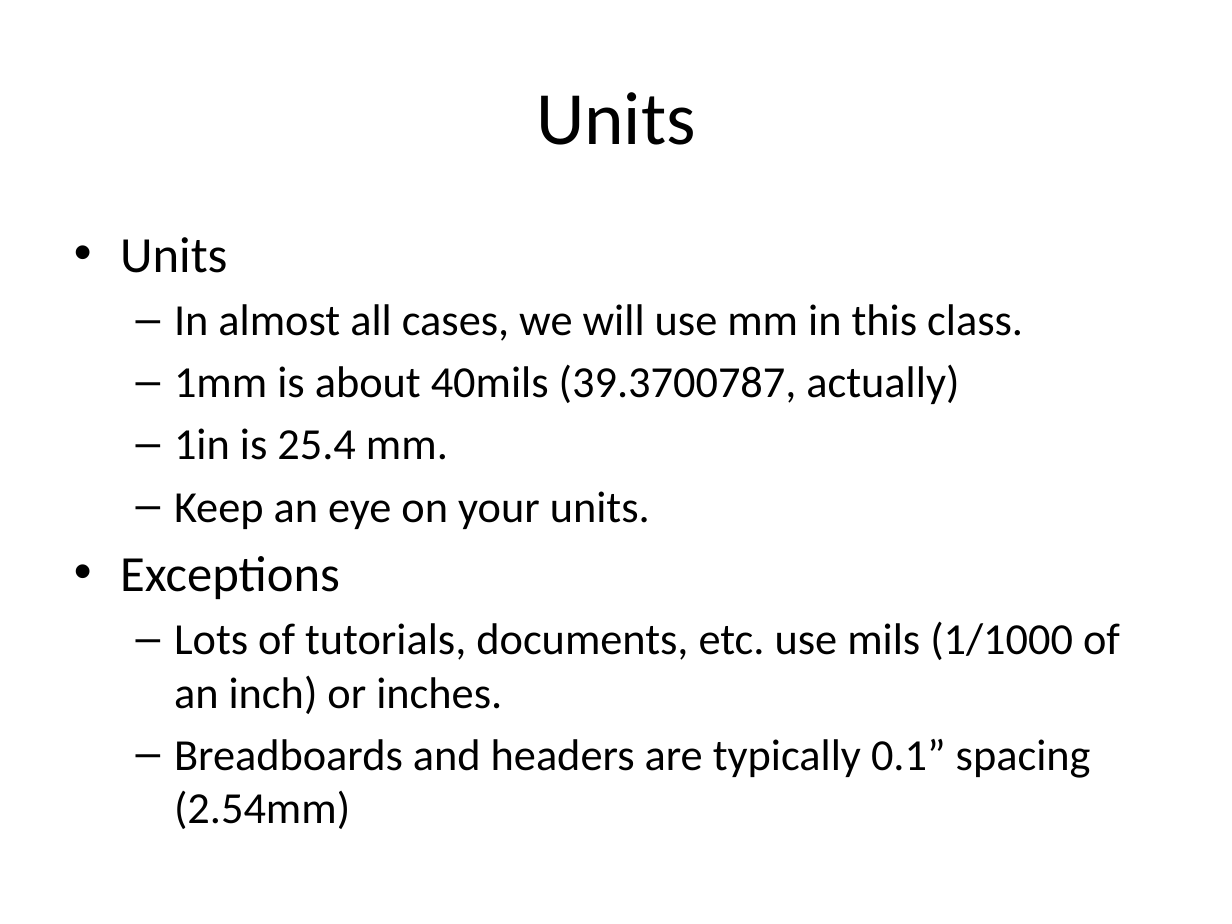
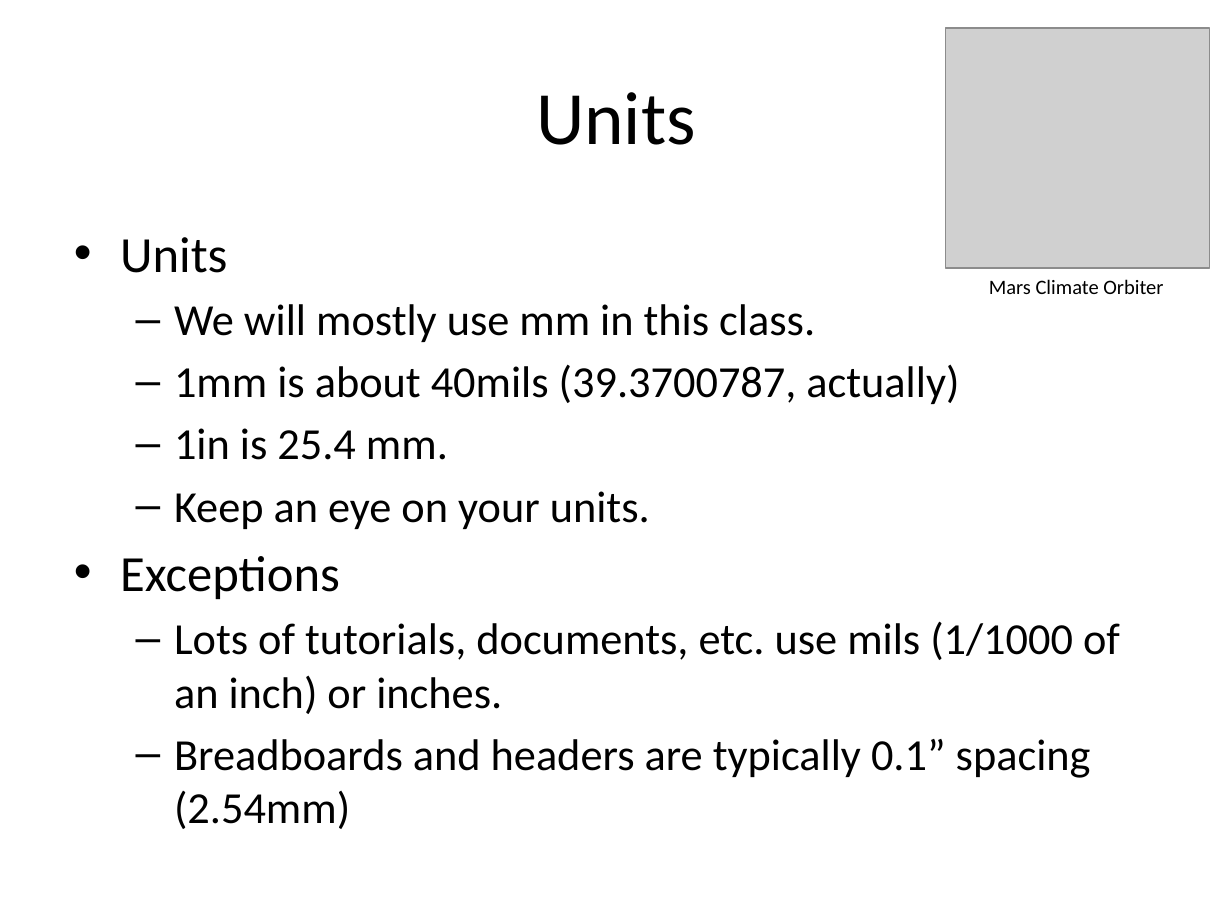
Before and after one commit to NVSL/QuadClass-Resources, a slide deck: slide 15 of Lecture Slides/Lab01-Eagle-Intro.pptx. Drawn at 1232x924 pixels with LibreOffice and Linux fonts; fonts in the diff are those of the drawing; grey boxes stand for pictures. Boxes give left, top, right and bottom in pixels: in the first picture for what was removed or moved away, otherwise in the second. Text is boxed around its words. In the diff, an @@ line names an element or a change of style, - is before the commit and + after.

```diff
--- a/Lecture Slides/Lab01-Eagle-Intro.pptx
+++ b/Lecture Slides/Lab01-Eagle-Intro.pptx
@@ picture added at (945, 28, 1210, 269) @@
@@ text added at (989, 279, 1163, 294), 12 pt, text #000000 @@
+Mars Climate Orbiter
@@ text at (174, 304, 815, 342): text changed @@
-  – In almost all cases, we will use mm in this class.
+  – We will mostly use mm in this class.
```
Also in this commit, not shown: 15 other slides changed, 3 slides added, 6 other files.
